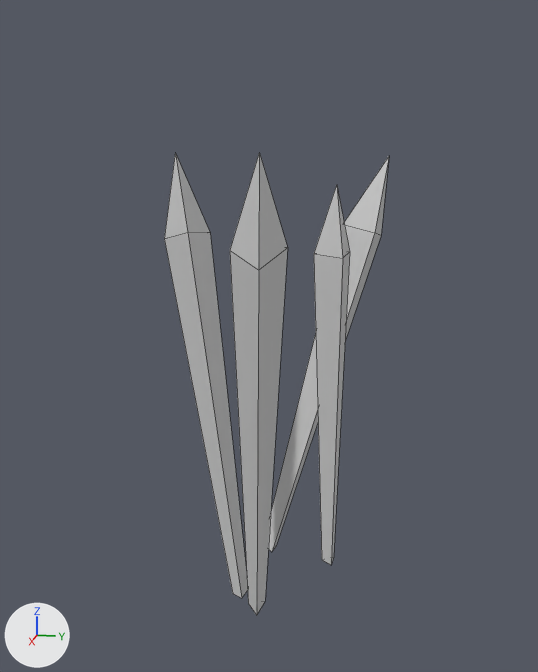
One commit to the FBX model Assets/Game/Meshes/Wall_Wood_Mesh.FBX: the scene before it, then after it.
Rendered twice from a 50 mm camera at (229.9, 41.9, 136.5) aimed at (7.1, -2.6, 80.8). The lights are fixed; the arrows at lower left show +X, +Y and +Z. Mesh edges are drawn as thin lines. Where no turn or scale is listed for an object, it has been applied to the vertices.

Names of what the first picture shows: 'Wall_Wood'.
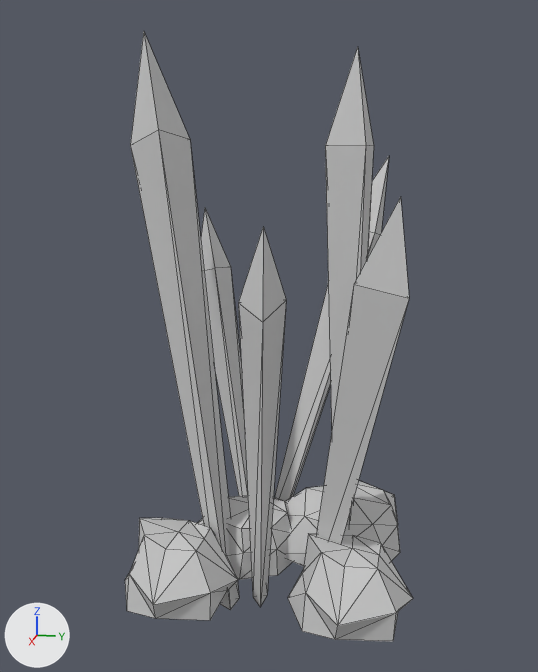
Edits to the bpy script that builds the scene:
```text
Change me_mesh:
    used by ob_wall_wood; location = (0.0, 0.0, 0.0)
    remove me_mesh.from_pydata(...)  # 28 vertices, 24 faces; spans x -38.9..53.7, y -39.6..30.7, z -7.8..136.7
    add me_mesh.from_pydata(...)  # 142 vertices, 214 faces; spans x -40.1..46.5, y -50.3..45.4, z -9.6..173.6
    me_mesh part 1: a new loose piece of 25 vertices spanning x -40.1..9.6, y -7.7..40.6, z 0.0..21.7, in mat_wallwoodmat (light grey #cacaca)
    me_mesh part 2: a new loose piece of 25 vertices spanning x 7.6..45.4, y 6.6..45.4, z 0.0..23.7, in mat_wallwoodmat (light grey #cacaca)
    me_mesh part 3: a new loose piece of 25 vertices spanning x -19.7..16.4, y -30.1..5.2, z 0.1..21.7, in mat_wallwoodmat (light grey #cacaca)
    me_mesh part 4: a new loose piece of 25 vertices spanning x 8.2..46.0, y -47.6..-8.9, z 0.0..23.7, in mat_wallwoodmat (light grey #cacaca)
    me_mesh part 5
    12 faces are deleted
    21 vertices move from x -10.5..53.7, y -39.6..20.6, z -7.8..136.7 to x -13.3..46.5, y -50.3..27.0, z -9.6..173.6
    14 vertices are added at x -39.2..37.4, y -38.1..40.2, z -7.2..125.7
    42 new faces join them
```

Boxes [x1, y1, x2, y2] around the edits, measured in the pictures (538 x 672 px):
'Wall_Wood', reshaped (28% wider, 32% taller)
    before: [164, 152, 389, 615]
    after: [125, 31, 413, 642]
part 1 of me_mesh, added
    after: [285, 481, 400, 566]
part 2 of me_mesh, added
    after: [288, 533, 413, 642]
part 3 of me_mesh, added
    after: [198, 495, 292, 580]
part 4 of me_mesh, added
    after: [125, 518, 238, 620]
part 5 of me_mesh, built on
    before: [164, 152, 381, 615]
    after: [130, 31, 409, 610]
